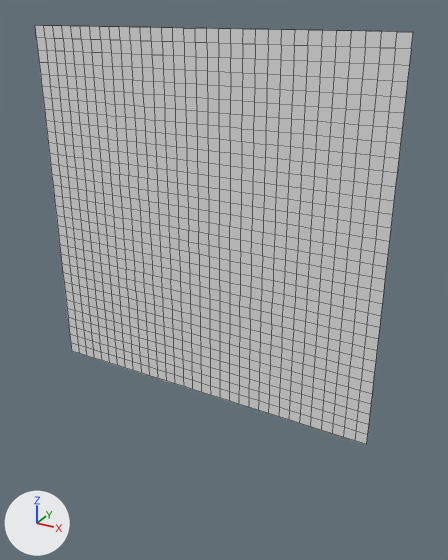
An edit to the OBJ model Assets/Tiled2Unity/Meshes/food_level.obj, drawn before and after from the same camera.
Both versions are drawn from a 50 mm camera at (3.16, -13.63, 0.45) aimed at (-4.55, 0.39, -6.56). Arrows for +X, +Y and +Z are at lower left; the lights stay in place. Mesh edges are drawn as thin lines. Where no turn or scale is listed for an object, it has been applied to the vertices.

Objects in the first picture: 'food_level'.
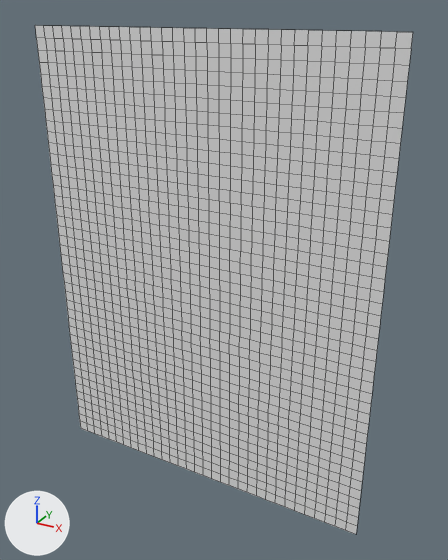
Changed parts and their boxes (x1, y1, x2, y2) in the pictures (448 x 560 px):
'food_level', reshaped (21% taller)
    before: (35, 25, 413, 444)
    after: (35, 25, 413, 534)
part 1 of me_food_level, added
    after: (72, 351, 366, 534)

Edits to the bpy script that builds the scene:
```text
Change me_food_level:
    used by ob_food_level; location = (0.0, 0.0, 0.0)
    remove me_food_level.from_pydata(...)  # 1089 vertices, 1024 faces; spans x -10.24..0.0, y 0.0, z -10.24..0.0
    add me_food_level.from_pydata(...)  # 1419 vertices, 1344 faces; spans x -10.24..0.0, y 0.0, z -13.44..0.0
    me_food_level part 1: 330 vertices added at x -10.24..0.0, y 0.0, z -13.44..-10.56
```
